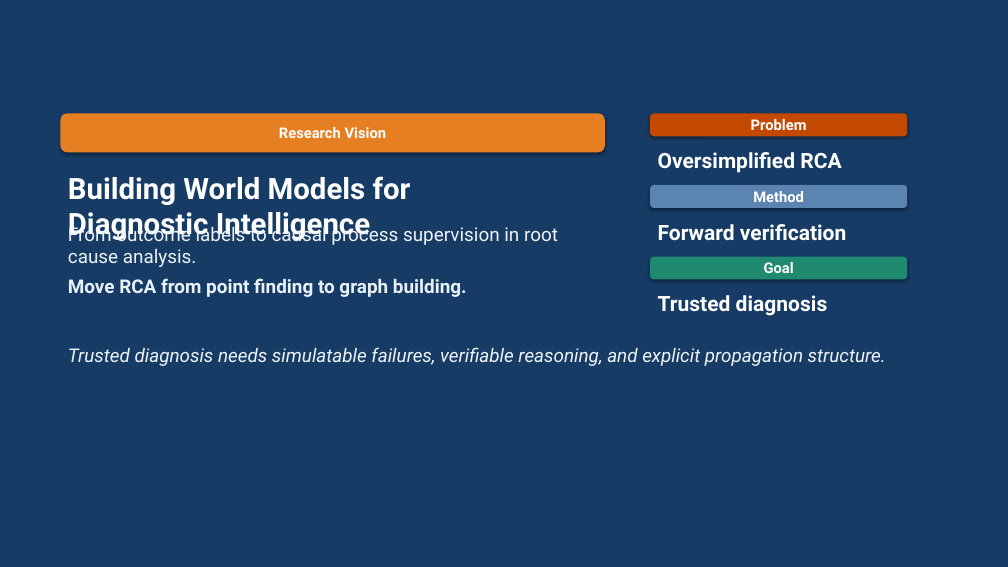
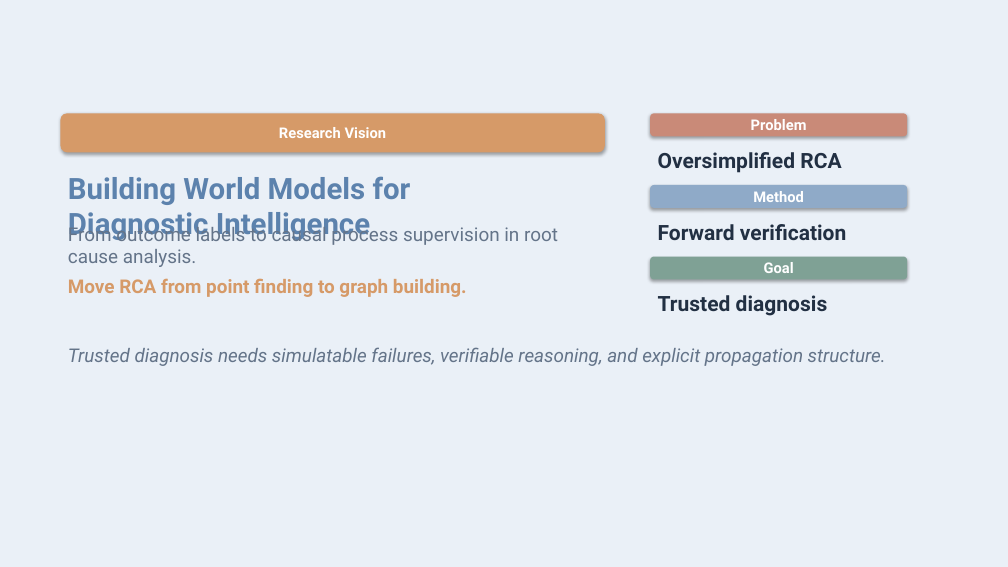
Before and after one commit to Lincyaw/paperops, a slide deck: slide 1 of examples/self-intro/diagnostic_world_model.pptx. Drawn at 1008x567 pixels with LibreOffice and Linux fonts; fonts in the diff are those of the drawing. Boxes give left, top, right and bottom in pixels: in the first picture for what was removed or moved away, otherwise in the second. Text is boxed around its words. In the diff, an @@ line names an element or a change of style, - is before the commit and + after.

```diff
--- a/examples/self-intro/diagnostic_world_model.pptx
+++ b/examples/self-intro/diagnostic_world_model.pptx
@@ background #163B65 to #EAF0F7 @@
@@ rounded rectangle "Research Vision" at [60,113,605,152]: fill #E67E22 to #D69A68 @@
@@ rounded rectangle "Problem" at [650,113,907,136]: fill #C44900 to #C98A78 @@
@@ text "Building World Models for" at [68,176,411,242]: text colour #FFFFFF to #5C82AD @@
@@ rounded rectangle "Method" at [650,185,907,208]: fill #5B84B1 to #8FAAC8 @@
@@ text "From outcome labels to causal ..." at [68,223,558,267]: text colour #EEF2F7 to #647489 @@
@@ rounded rectangle "Goal" at [650,256,907,279]: fill #1F8A70 to #7FA195 @@
@@ text "Move RCA from point finding ..." at [68,278,467,297]: text colour #E8F1F8 to #D69A68 @@
@@ text colour #FFFFFF to #223043 in 3 elements at [658,152,841,173], [658,224,846,240], [658,295,828,316] @@
@@ text "Trusted diagnosis needs simulatable failures, ..." at [68,347,886,366]: text colour #EEF2F7 to #647489 @@
```
Also in this commit, not shown: 19 other slides changed, 42 other files.
